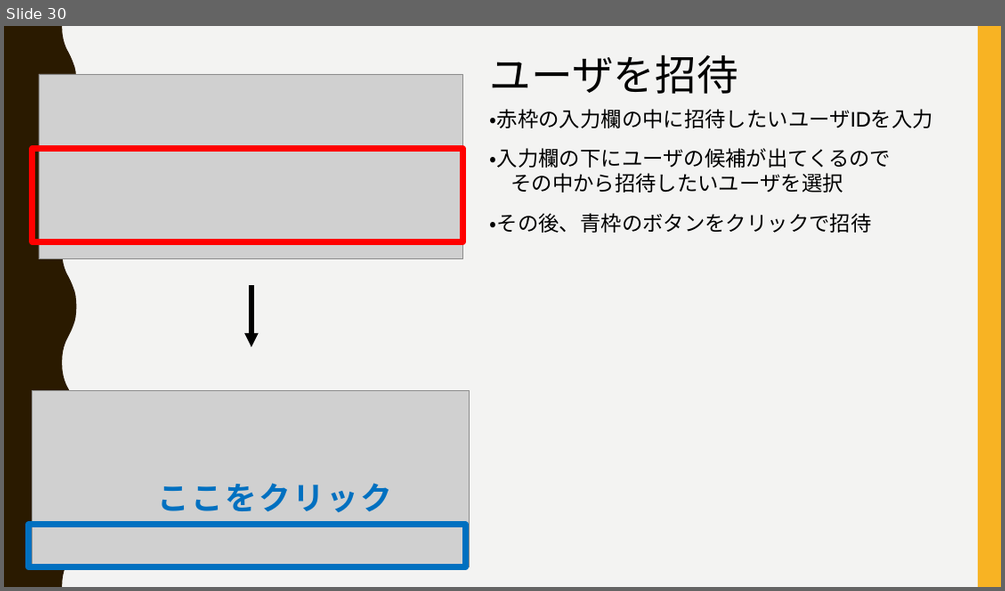
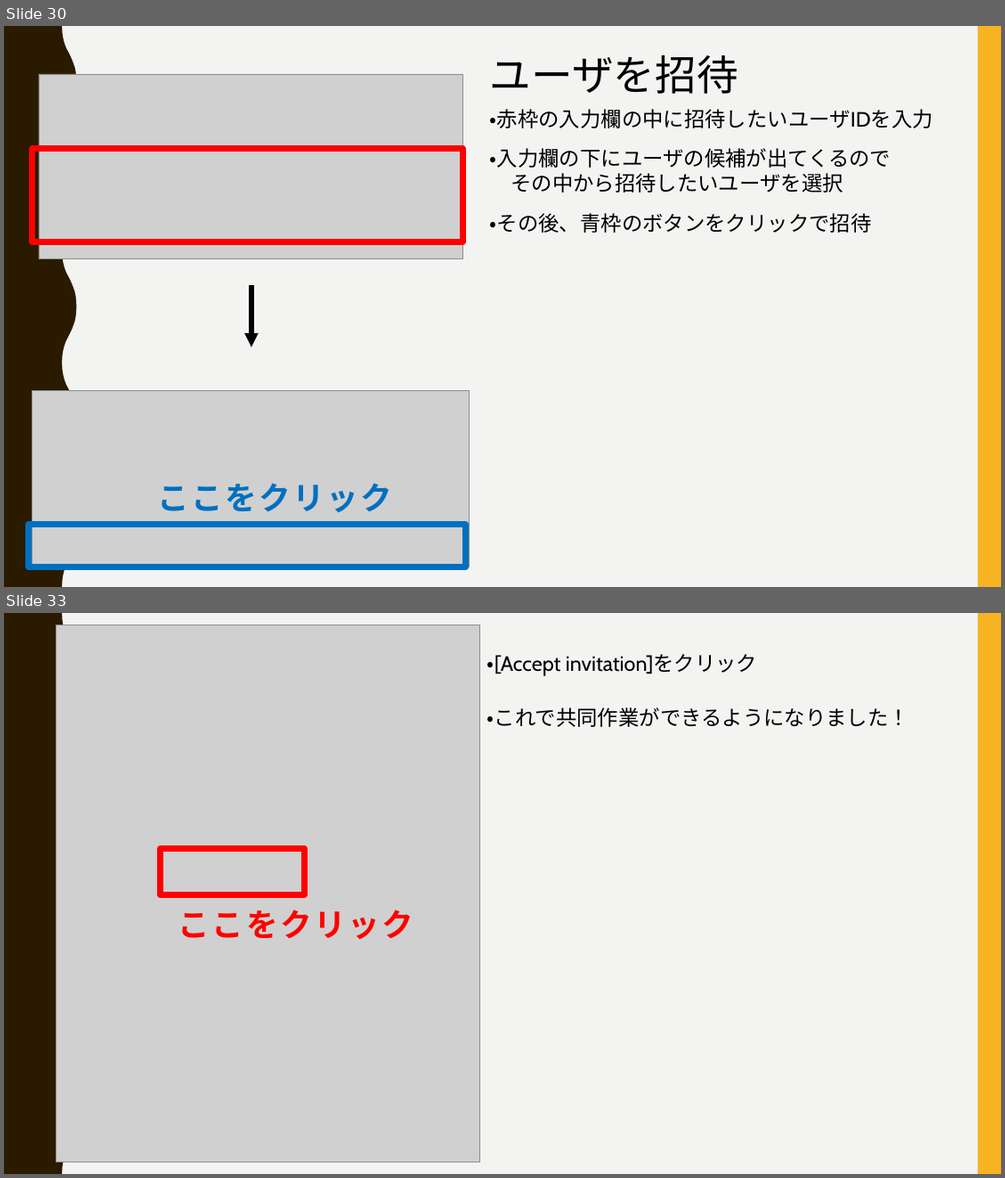
Before and after one commit to FIY24554/git_test, a slide deck: gitについて_加藤.pptx. Shown one above the other, each under a label of ours: slide 30 before the commit, slides 30 and 33 after it; the slides between them are not shown. The pictures are 1005x591 and 1005x1178 pixels, drawn with LibreOffice and Linux fonts; fonts in the diff are those of the drawing; grey boxes stand for pictures. Boxes give left, top, right and bottom in pixels: in the first picture for what was removed or moved away, otherwise in the second. Text is boxed around its words. In the diff, an @@ line names an element or a change of style, - is before the commit and + after.

```diff
--- a/gitについて_加藤.pptx
+++ b/gitについて_加藤.pptx
@@ slide 33 added at bbox=[4, 613, 1001, 1174], background #F3F3F2; not listed: 2 template elements that a slide beside it also shows @@
@@ picture added at bbox=[57, 625, 480, 1162] @@
@@ text added at bbox=[487, 654, 757, 676], 20 pt, text #000000 @@
+・[Accept invitation]をクリック
@@ text added at bbox=[487, 707, 909, 727], 20 pt, text #000000 @@
+・これで共同作業ができるようになりました！
@@ rectangle added at bbox=[161, 849, 305, 894], outline #FF0000 6 pt @@
@@ text added at bbox=[178, 909, 413, 939], 30.6 pt, text #FF0000, bold @@
+ここをクリック
```
Also in this commit, not shown: 1 slide changed, 1 other slide added.
